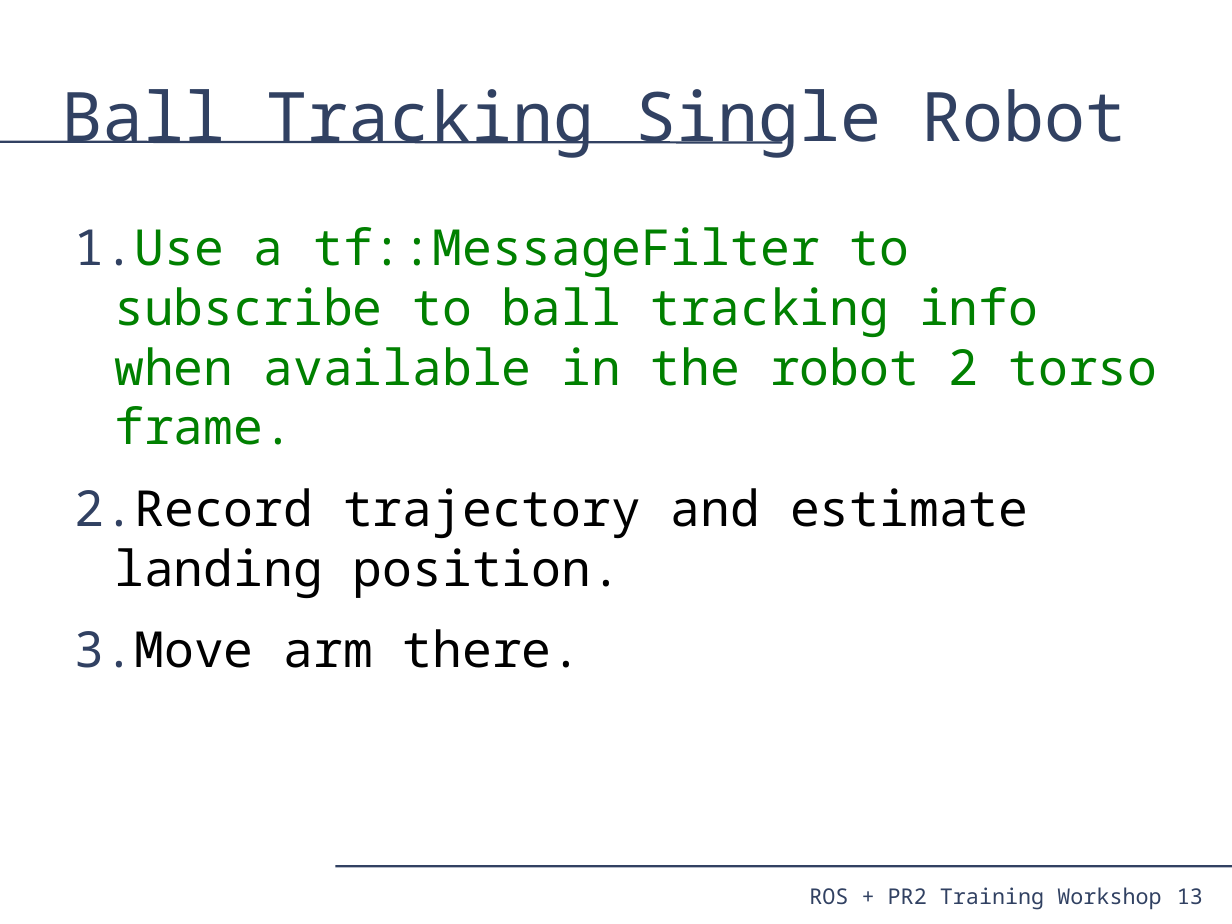
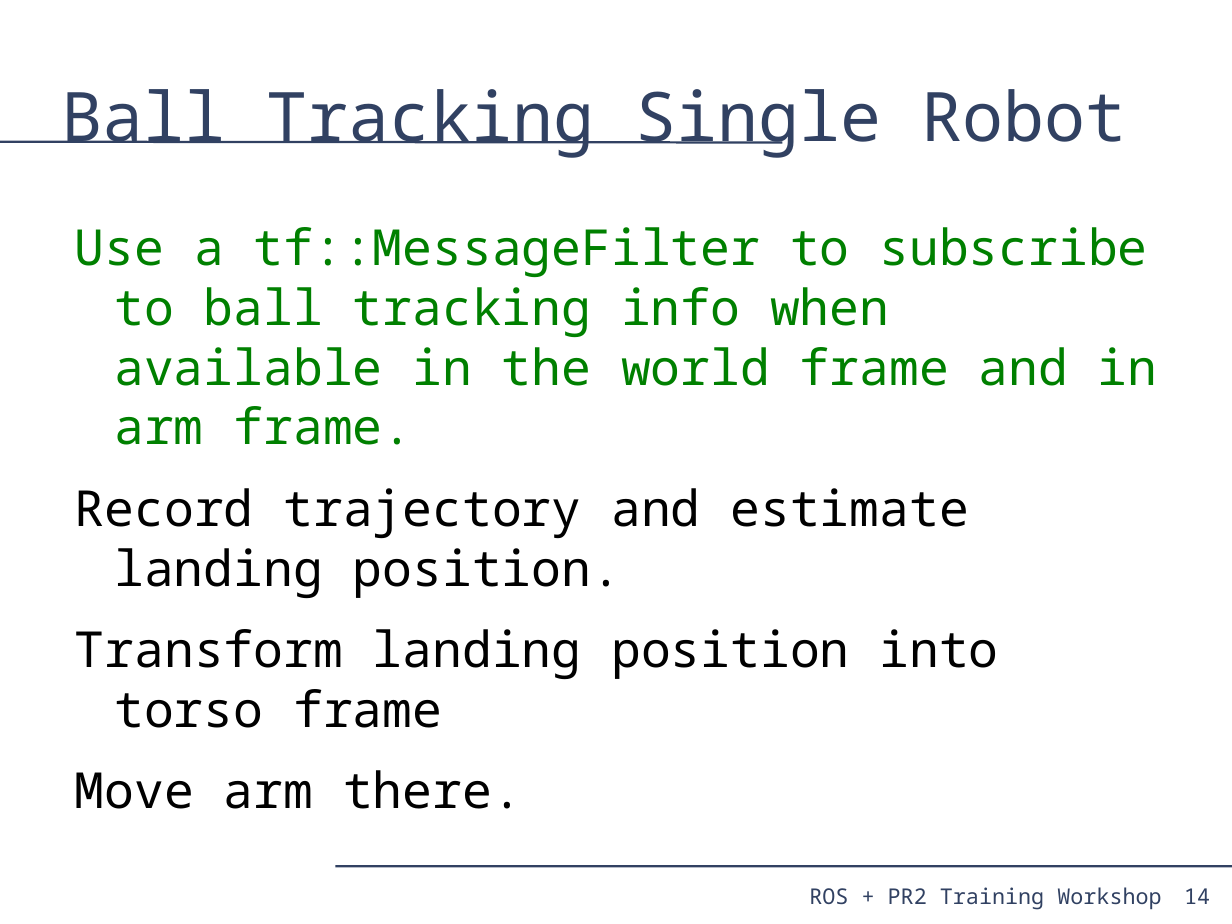
Before and after one commit to PR2/pr2_docs, a slide deck: slide 14 of pr2_training_workshop/tf/tf_training.odp (slide 13 before the commit). Drawn at 1232x924 pixels with LibreOffice and Linux fonts; fonts in the diff are those of the drawing. Boxes give left, top, right and bottom in pixels: in the first picture for what was removed or moved away, otherwise in the second. Text is boxed around its words. In the diff, an @@ line names an element or a change of style, - is before the commit and + after.

Commit message:
ready for dry run

```diff
--- a/pr2_training_workshop/tf/tf_training.odp
+++ b/pr2_training_workshop/tf/tf_training.odp
@@ text at box(75, 227, 1158, 445): text changed @@
-1. Use a tf::MessageFilter to subscribe to ball tracking info when available in the robot 2 torso frame.
+Use a tf::MessageFilter to subscribe to ball tracking info when available in the world frame and in arm frame.
@@ text at box(75, 488, 968, 809): bullet 1. to none @@
@@ text at box(75, 629, 998, 728): paragraph added @@
+Transform landing position into torso frame
@@ page number removed at box(1177, 888, 1203, 905) @@
-13
@@ page number added at box(1184, 888, 1210, 904), 14 pt, text #314162 @@
+14
```
Also in this commit, not shown: 20 other slides changed, 7 slides added.
